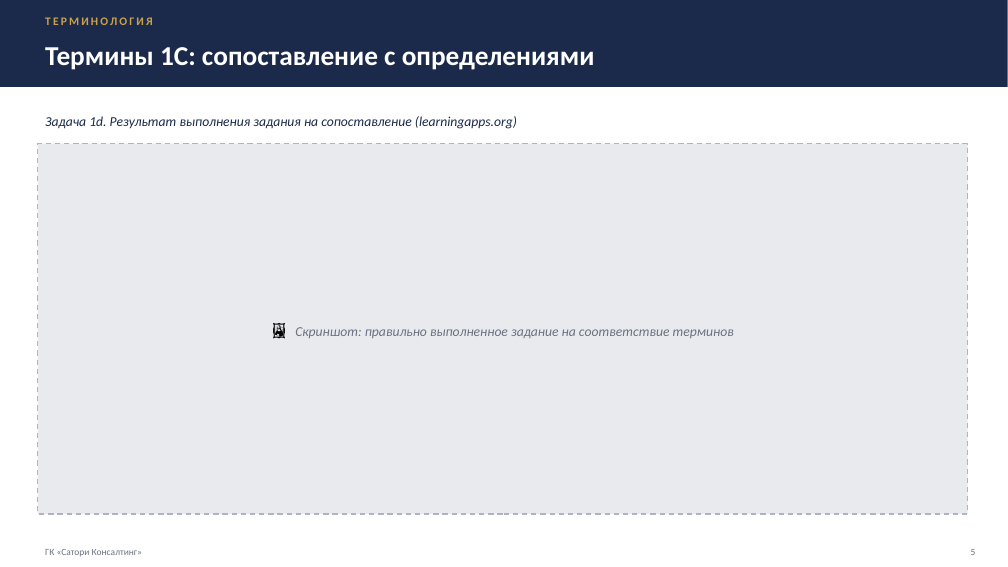
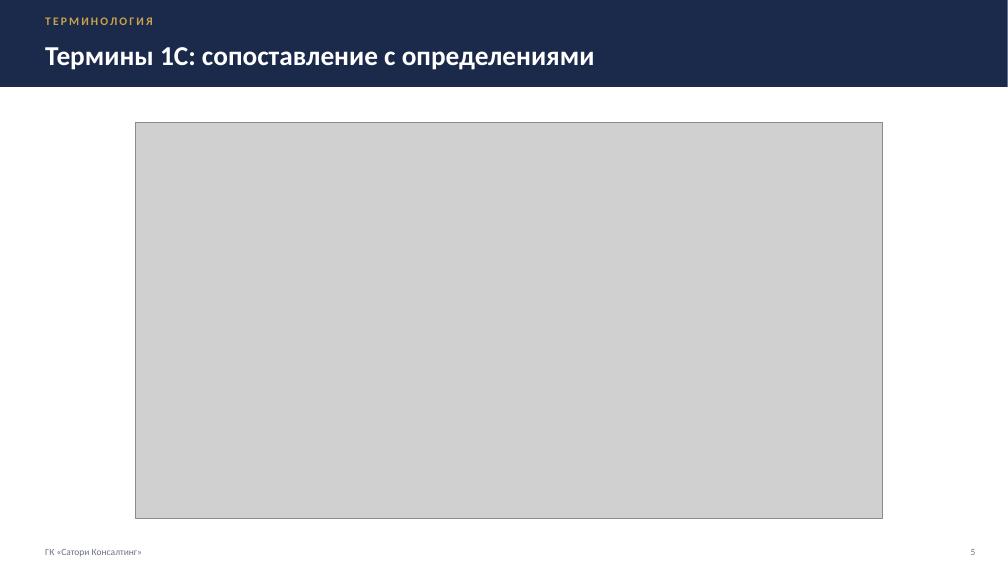
Before and after one commit to ppljc/omstu-works-4, a slide deck: slide 5 of Практика/Блок 14.pptx. Drawn at 1008x567 pixels with LibreOffice and Linux fonts; fonts in the diff are those of the drawing; grey boxes stand for pictures. Boxes give left, top, right and bottom in pixels: in the first picture for what was removed or moved away, otherwise in the second. Text is boxed around its words. In the diff, an @@ line names an element or a change of style, - is before the commit and + after.

```diff
--- a/Практика/Блок 14.pptx
+++ b/Практика/Блок 14.pptx
@@ text removed at (x1=45, y1=116, x2=517, y2=129) @@
-Задача 1d. Результат выполнения задания на сопоставление (learningapps.org)
@@ rectangle removed at (x1=38, y1=144, x2=968, y2=514) @@
@@ picture added at (x1=135, y1=123, x2=882, y2=518) @@
@@ text removed at (x1=295, y1=327, x2=734, y2=338) @@
-🖼 Скриншот: правильно выполненное задание на соответствие терминов
```
Also in this commit, not shown: 8 other slides changed, 1 slide added, 1 slide removed, 1 other file.
